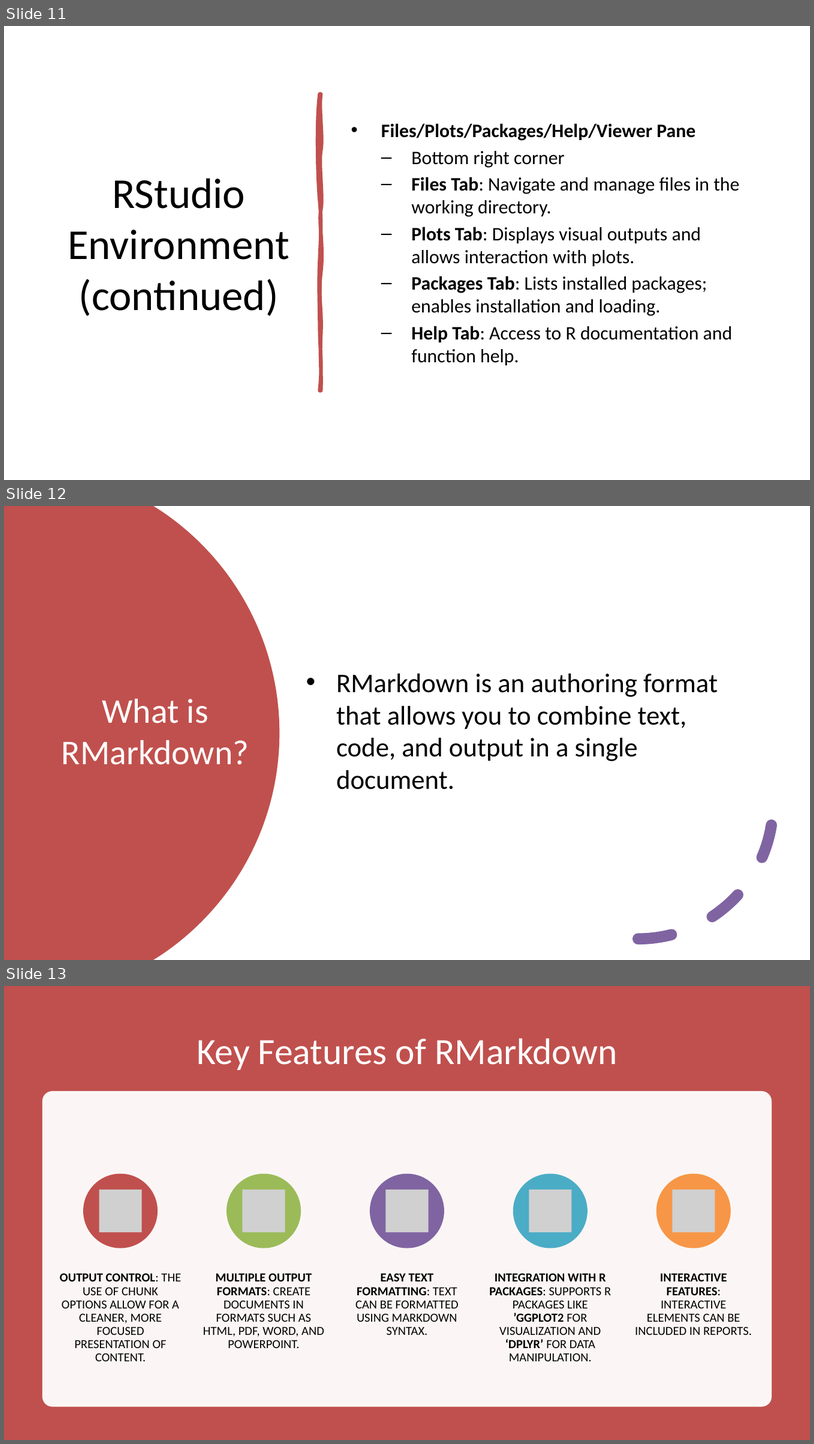
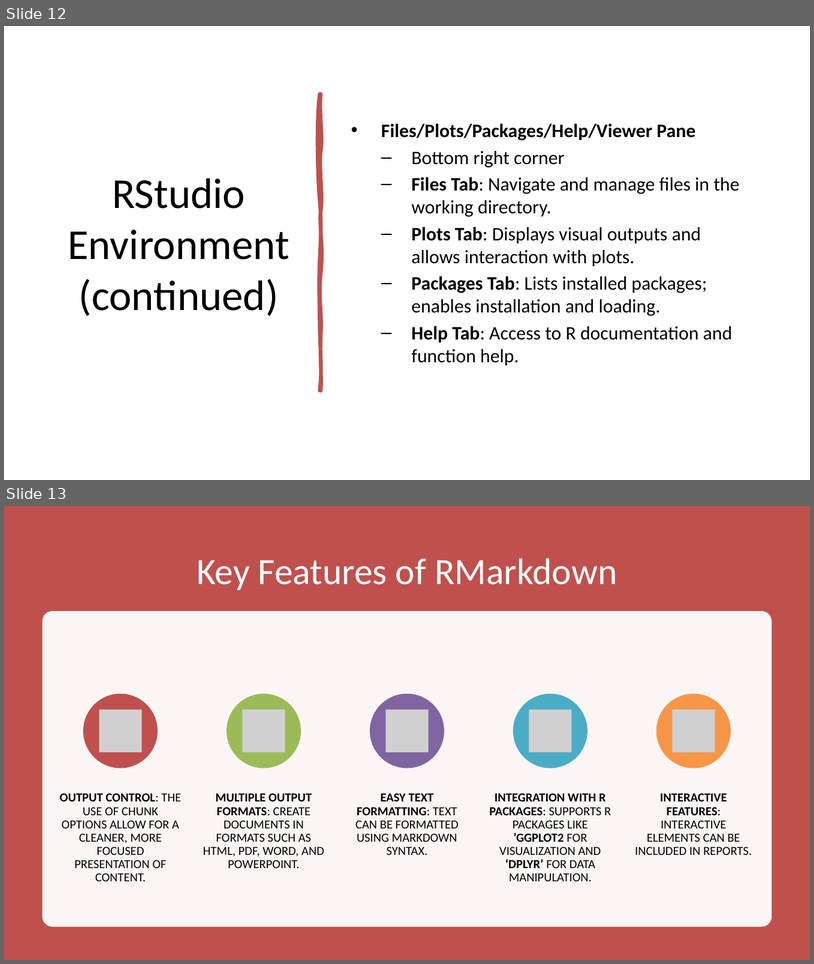
Before and after one commit to c-hutchings-Norco/Intro-to-R-Workshop-2026, a slide deck: Introduction to R.pptx. Shown one above the other, each under a label of ours: slides 11, 12 and 13 before the commit, slides 12 and 13 after it. The pictures are 814x1444 and 814x964 pixels, drawn with LibreOffice and Linux fonts; fonts in the diff are those of the drawing; grey boxes stand for pictures. Boxes give left, top, right and bottom in pixels: in the first picture for what was removed or moved away, otherwise in the second. Text is boxed around its words. In the diff, an @@ line names an element or a change of style, - is before the commit and + after.

```diff
--- a/Introduction to R.pptx
+++ b/Introduction to R.pptx
@@ slide 12 removed at [4, 506, 810, 960], background #FFFFFF @@
@@ freeform shape removed at [4, 506, 280, 959] @@
@@ text removed at [336, 673, 718, 789] @@
-• RMarkdown is an authoring format that allows you to combine text, code, and output in a single document.
@@ arc (boxed as its full ellipse) removed at [503, 668, 773, 938] @@
@@ title removed at [62, 699, 249, 765] @@
-What is RMarkdown?
@@ what was slide 11 is now slide 12 @@
```
Also in this commit, not shown: 1 slide changed, 1 slide added, 1 other slide removed.
